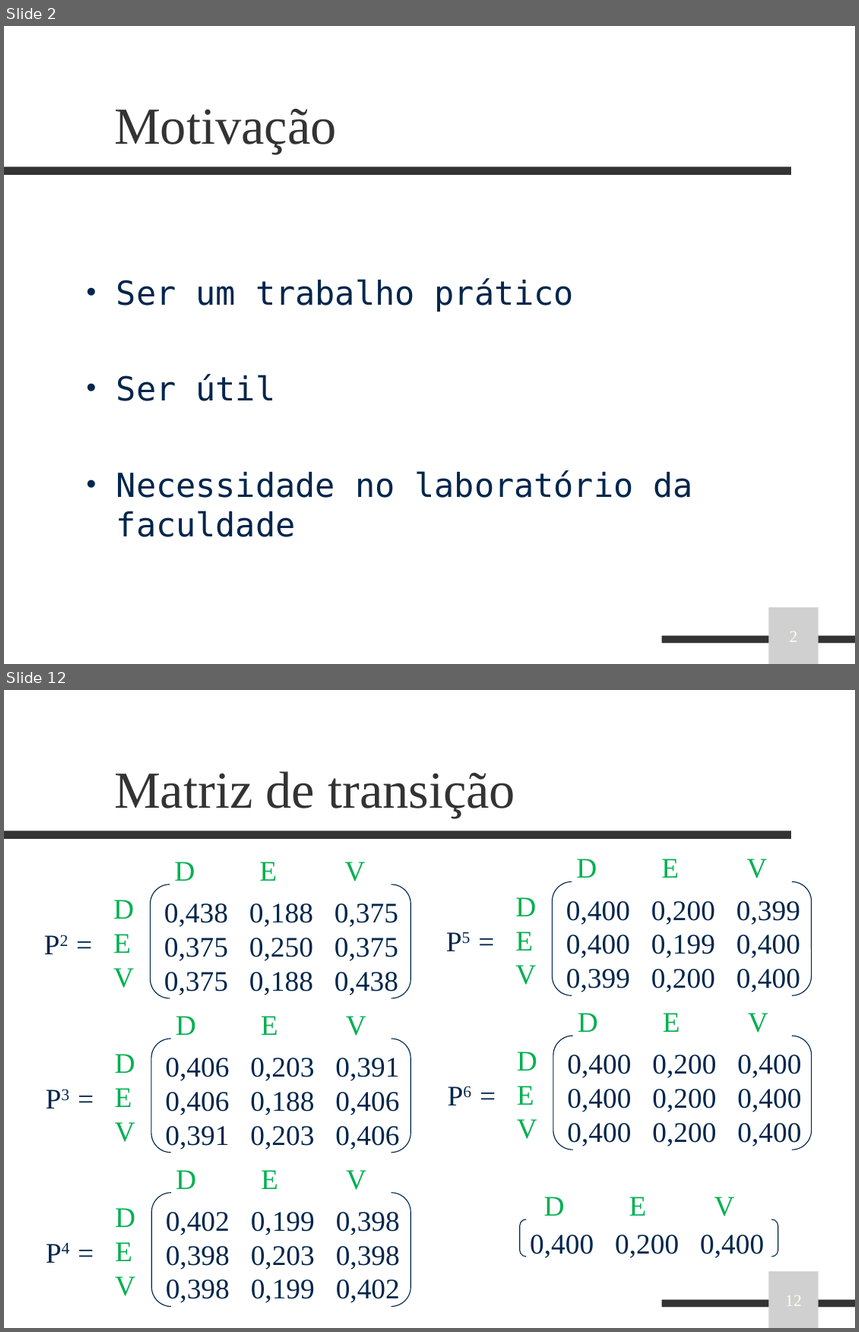
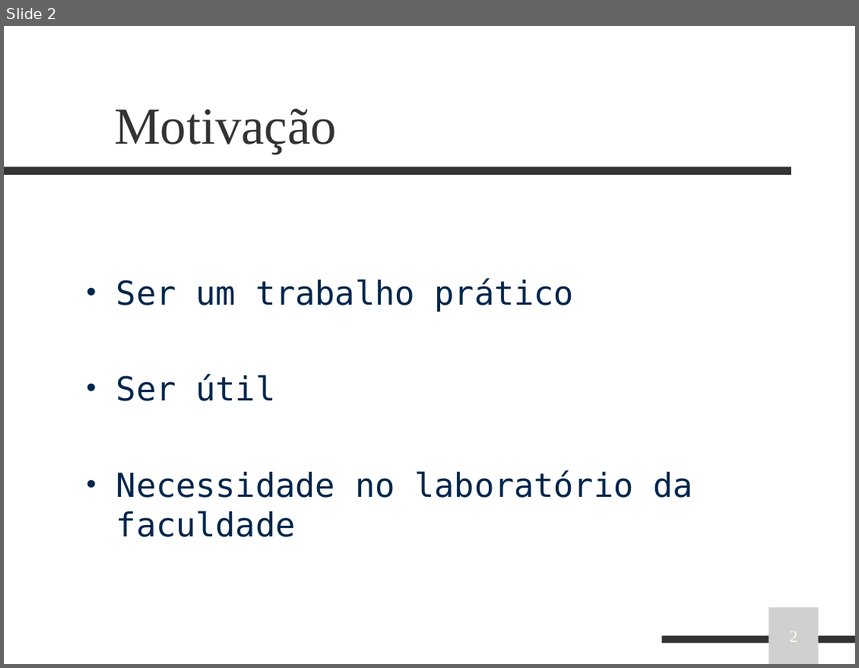
Before and after one commit to rennancockles/RealTimeMonitor, a slide deck: docs/apresentacao.ppt. Shown one above the other, each under a label of ours: slides 2 and 12 before the commit, slide 2 after it; the slides between them are not shown. The pictures are 859x1332 and 859x668 pixels, drawn with LibreOffice and Linux fonts; fonts in the diff are those of the drawing; grey boxes stand for pictures; background and template pictures are left out. Boxes give left, top, right and bottom in pixels: in the first picture for what was removed or moved away, otherwise in the second. Text is boxed around its words. In the diff, an @@ line names an element or a change of style, - is before the commit and + after.

```diff
--- a/docs/apresentacao.ppt
+++ b/docs/apresentacao.ppt
@@ slide 12 removed at <box>4,690,855,1328</box>, background picture (left out); not listed: 2 template elements that a slide beside it also shows @@
@@ title removed at <box>114,771,515,818</box> @@
-Matriz de transição
@@ text removed at <box>174,862,365,882</box> @@
-D E V
@@ text removed at <box>576,859,767,878</box> @@
-D E V
@@ bracket pair removed at <box>151,885,411,999</box> @@
-0,438 0,188 0,375
-0,375 0,250 0,375
-0,375 0,188 0,438
@@ bracket pair removed at <box>552,882,812,996</box> @@
-0,400 0,200 0,399
-0,400 0,199 0,400
-0,399 0,200 0,400
@@ text removed at <box>113,900,134,988</box> @@
-D
-E
-V
@@ text removed at <box>515,897,536,985</box> @@
-D
-E
-V
@@ text removed at <box>35,923,101,970</box> @@
-P2 =
@@ text removed at <box>438,919,503,967</box> @@
-P5 =
@@ text removed at <box>176,1016,367,1036</box> @@
-D E V
@@ text removed at <box>578,1013,769,1033</box> @@
-D E V
@@ text removed at <box>115,1054,135,1142</box> @@
-D
-E
-V
@@ bracket pair removed at <box>151,1039,411,1153</box> @@
-0,406 0,203 0,391
-0,406 0,188 0,406
-0,391 0,203 0,406
@@ text removed at <box>517,1052,538,1139</box> @@
-D
-E
-V
@@ bracket pair removed at <box>553,1036,811,1150</box> @@
-0,400 0,200 0,400
-0,400 0,200 0,400
-0,400 0,200 0,400
@@ text removed at <box>37,1076,102,1124</box> @@
-P3 =
@@ text removed at <box>439,1074,503,1122</box> @@
-P6 =
@@ text removed at <box>176,1170,367,1190</box> @@
-D E V
@@ text removed at <box>115,1208,135,1296</box> @@
-D
-E
-V
@@ bracket pair removed at <box>151,1193,411,1307</box> @@
-0,402 0,199 0,398
-0,398 0,203 0,398
-0,398 0,199 0,402
@@ text removed at <box>544,1197,735,1217</box> @@
-D E V
@@ text removed at <box>37,1230,102,1278</box> @@
-P4 =
@@ bracket pair removed at <box>520,1220,778,1257</box> @@
-0,400 0,200 0,400
@@ picture removed at <box>769,1271,819,1328</box> @@
-12
```
Also in this commit, not shown: 20 slides added, 15 other slides removed, 1 other file.
